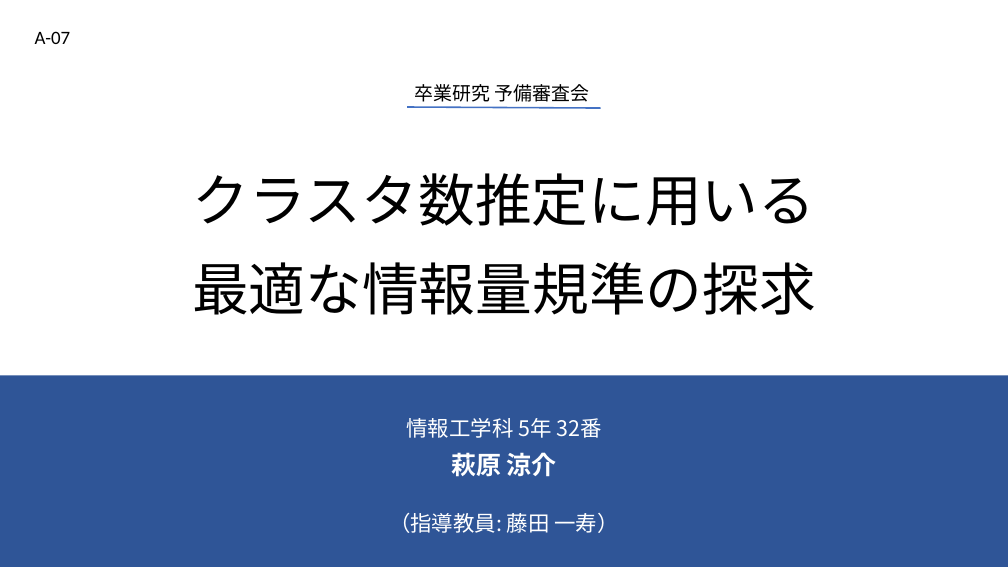
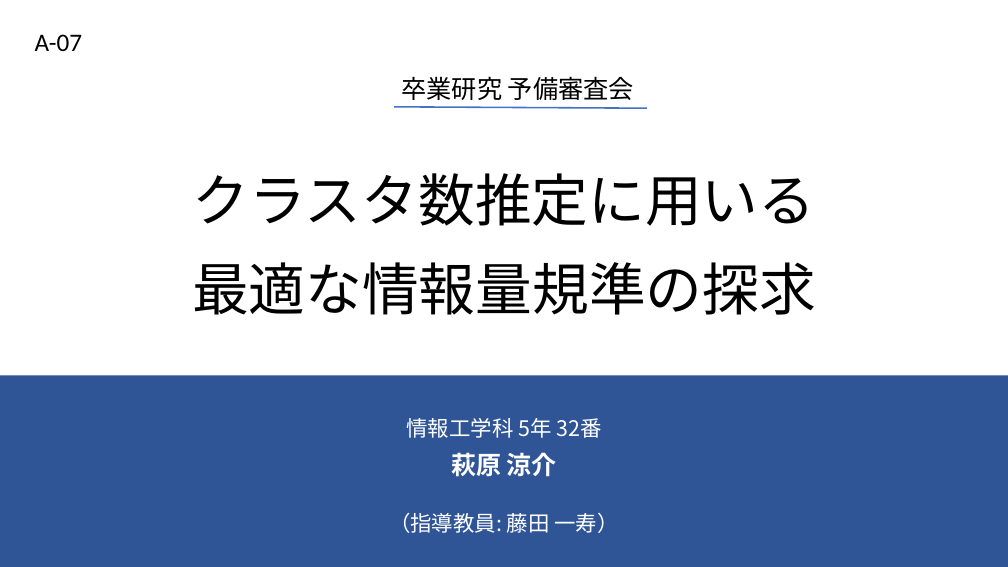
Before and after one commit to raryosu/graduation-research, a slide deck: slide 1 of docs/interim-presen/interim_hagihara.pptx. Drawn at 1008x567 pixels with LibreOffice and Linux fonts; fonts in the diff are those of the drawing. Boxes give left, top, right and bottom in pixels: in the first picture for what was removed or moved away, otherwise in the second. Text is boxed around its words. In the diff, an @@ line names an element or a change of style, - is before the commit and + after.

Commit message:
[予備審査会] 微調整

```diff
--- a/docs/interim-presen/interim_hagihara.pptx
+++ b/docs/interim-presen/interim_hagihara.pptx
@@ text "A-07" at [35, 34, 83, 51]: size 18 to 24 pt @@
@@ text "卒業研究 予備審査会" at [401, 76, 634, 100]: size 18 to 24 pt @@
@@ text "卒業研究 予備審査会": place and size @@
-text "卒業研究 予備審査会" at [415, 84, 588, 102]
+text "卒業研究 予備審査会" at [401, 76, 634, 100]
@@ line moved from (408, 107) - (601, 108) to (394, 107) - (647, 108) @@
```
Also in this commit, not shown: 1 other slide changed.
